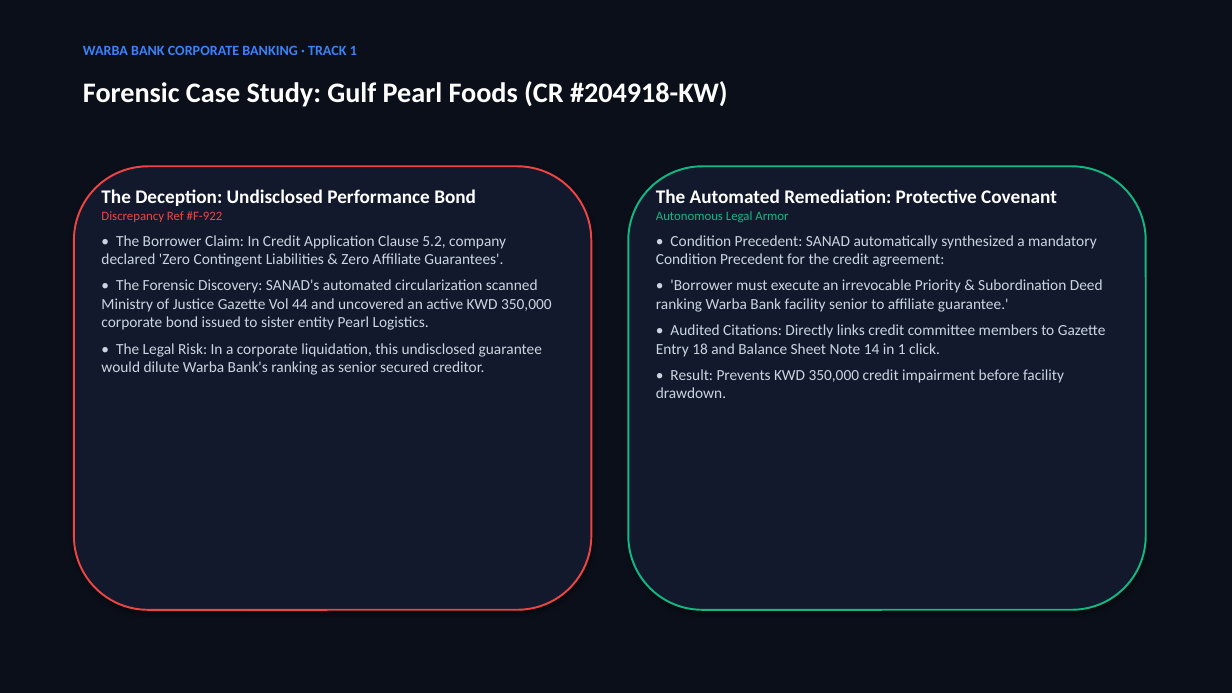
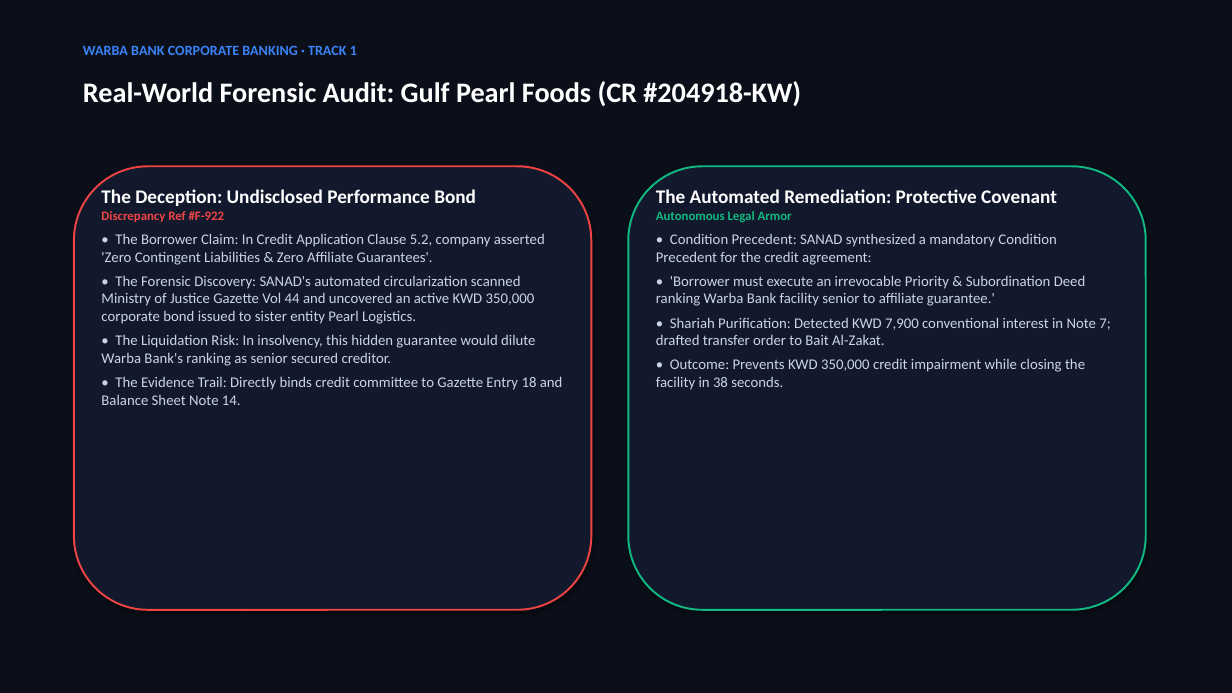
Before and after one commit to najimdeenadam7-wq/sanad, a slide deck: slide 9 of submission/SANAD_Pitch_Deck_Warba_Bank.pptx (slide 5 before the commit). Drawn at 1232x693 pixels with LibreOffice and Linux fonts; fonts in the diff are those of the drawing. Boxes give left, top, right and bottom in pixels: in the first picture for what was removed or moved away, otherwise in the second. Text is boxed around its words. In the diff, an @@ line names an element or a change of style, - is before the commit and + after.

```diff
--- a/submission/SANAD_Pitch_Deck_Warba_Bank.pptx
+++ b/submission/SANAD_Pitch_Deck_Warba_Bank.pptx
@@ text at bbox=[83, 81, 801, 106]: text changed @@
-Forensic Case Study: Gulf Pearl Foods (CR #204918-KW)
+Real-World Forensic Audit: Gulf Pearl Foods (CR #204918-KW)
@@ text at bbox=[101, 233, 545, 265]: text changed; size 12 to 11.5 pt @@
-• The Borrower Claim: In Credit Application Clause 5.2, company declared 'Zero Contingent Liabilities & Zero Affiliate Guarantees'.
+• The Borrower Claim: In Credit Application Clause 5.2, company asserted 'Zero Contingent Liabilities & Zero Affiliate Guarantees'.
@@ text at bbox=[656, 233, 1056, 265]: text changed; size 12 to 11.5 pt @@
-• Condition Precedent: SANAD automatically synthesized a mandatory Condition Precedent for the credit agreement:
+• Condition Precedent: SANAD synthesized a mandatory Condition Precedent for the credit agreement:
@@ text at bbox=[101, 275, 535, 324]: bold on in "Discrepancy Ref #F-922"; size 12 to 11.5 pt in "• The Forensic Discovery: SANAD's automated circularization ..."; less space between paragraphs @@
@@ text at bbox=[656, 275, 1086, 306]: bold on in "Autonomous Legal Armor"; size 12 to 11.5 pt in "• 'Borrower must execute an irrevocable Priority ..."; less space between paragraphs @@
@@ text at bbox=[656, 317, 1110, 390]: text changed; size 12 to 11.5 pt @@
-• Audited Citations: Directly links credit committee members to Gazette Entry 18 and Balance Sheet Note 14 in 1 click.
-• Result: Prevents KWD 350,000 credit impairment before facility drawdown.
+• Shariah Purification: Detected KWD 7,900 conventional interest in Note 7; drafted transfer order to Bait Al-Zakat.
+• Outcome: Prevents KWD 350,000 credit impairment while closing the facility in 38 seconds.
@@ text at bbox=[101, 334, 563, 405]: text changed; size 12 to 11.5 pt @@
-• The Legal Risk: In a corporate liquidation, this undisclosed guarantee would dilute Warba Bank's ranking as senior secured creditor.
+• The Liquidation Risk: In insolvency, this hidden guarantee would dilute Warba Bank's ranking as senior secured creditor.
+• The Evidence Trail: Directly binds credit committee to Gazette Entry 18 and Balance Sheet Note 14.
```
Also in this commit, not shown: 6 other slides changed, 6 slides added, 1 slide removed, 10 other files.
